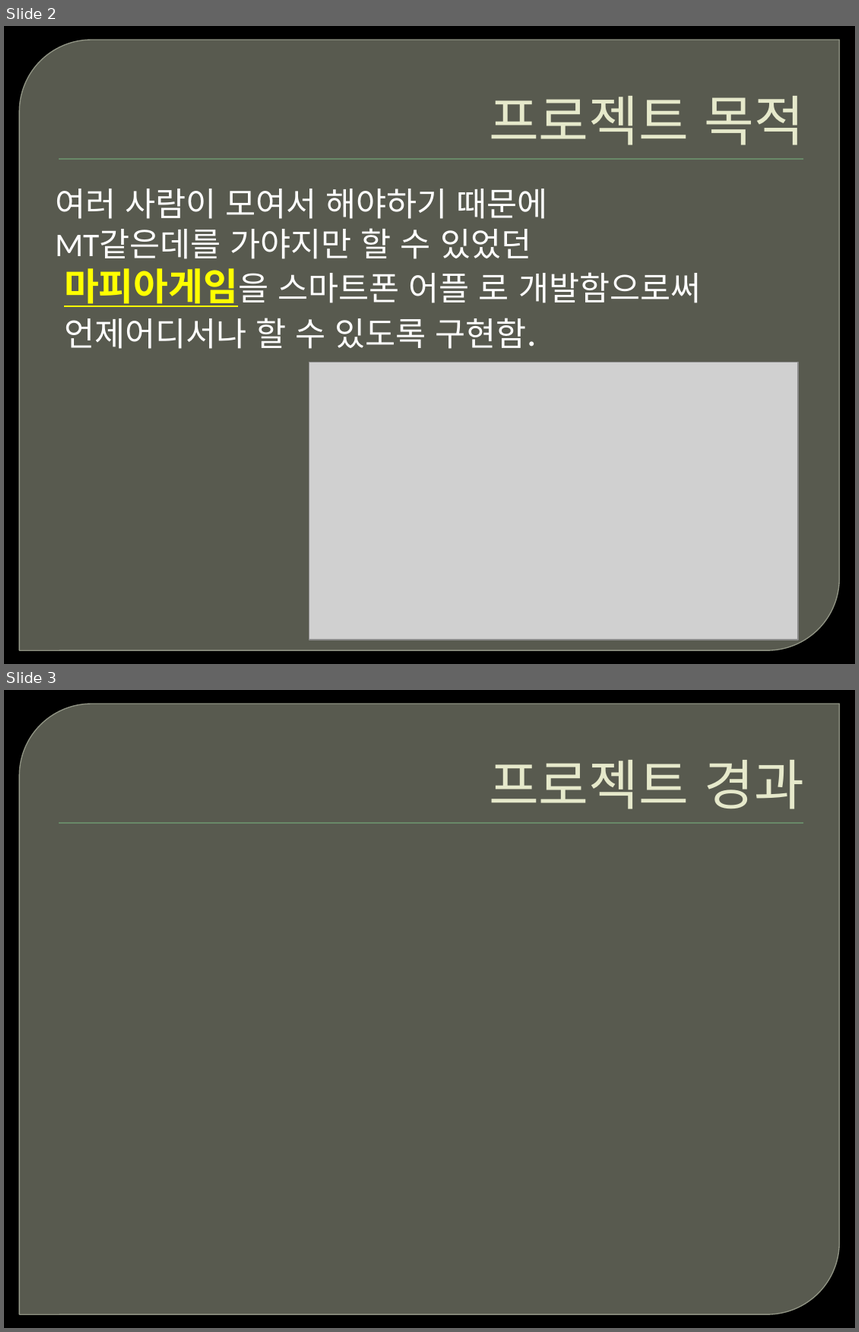
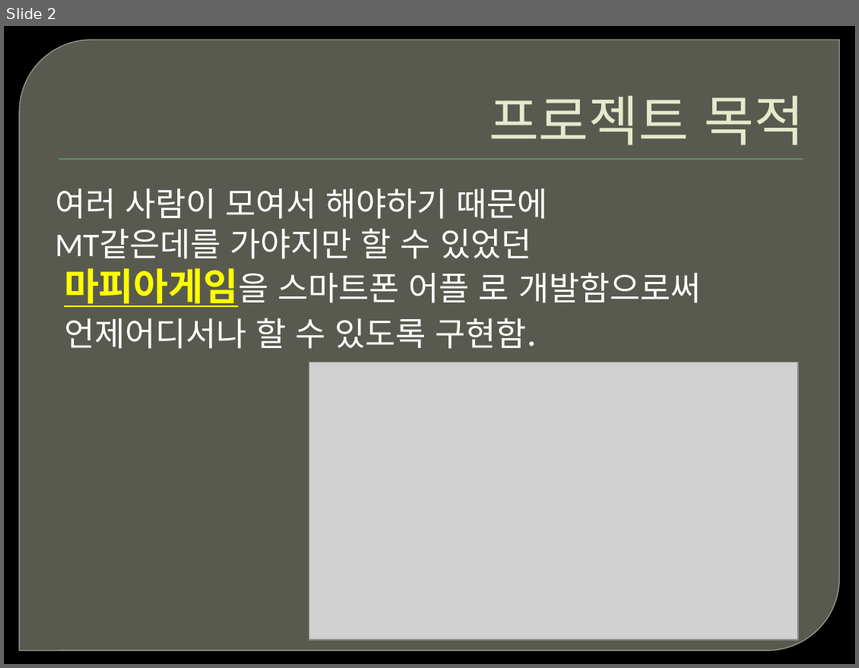
Before and after one commit to ofkdw/DreamWare, a slide deck: Document/final_repote.pptx. Shown one above the other, each under a label of ours: slides 2 and 3 before the commit, slide 2 after it. The pictures are 859x1332 and 859x668 pixels, drawn with LibreOffice and Linux fonts; fonts in the diff are those of the drawing; grey boxes stand for pictures; background and template pictures are left out. Boxes give left, top, right and bottom in pixels: in the first picture for what was removed or moved away, otherwise in the second. Text is boxed around its words. In the diff, an @@ line names an element or a change of style, - is before the commit and + after.

```diff
--- a/Document/final_repote.pptx
+++ b/Document/final_repote.pptx
@@ slide 3 removed at (x1=4, y1=690, x2=855, y2=1328), background picture (left out); not listed: 2 template elements that a slide beside it also shows @@
@@ title removed at (x1=489, y1=760, x2=804, y2=809) @@
-프로젝트 경과
```
Also in this commit, not shown: 9 slides added, 1 other file.
